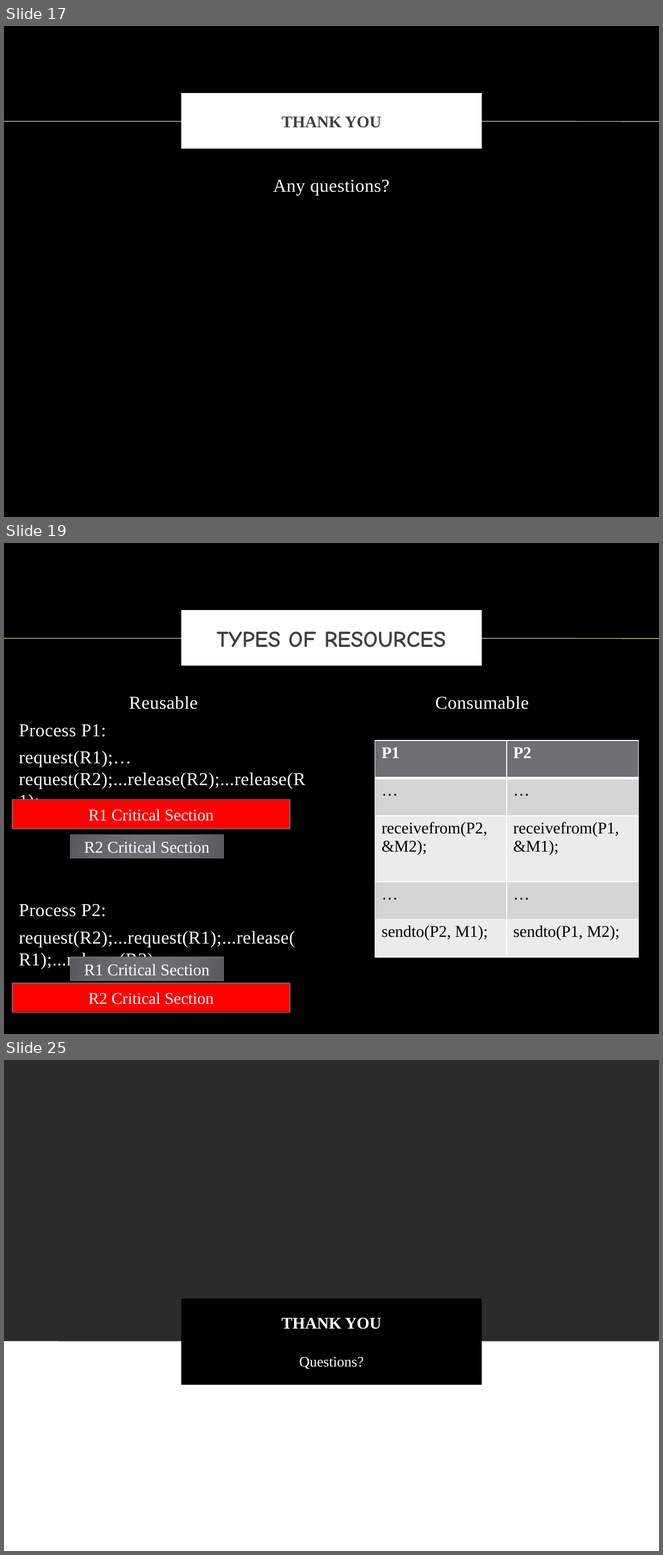
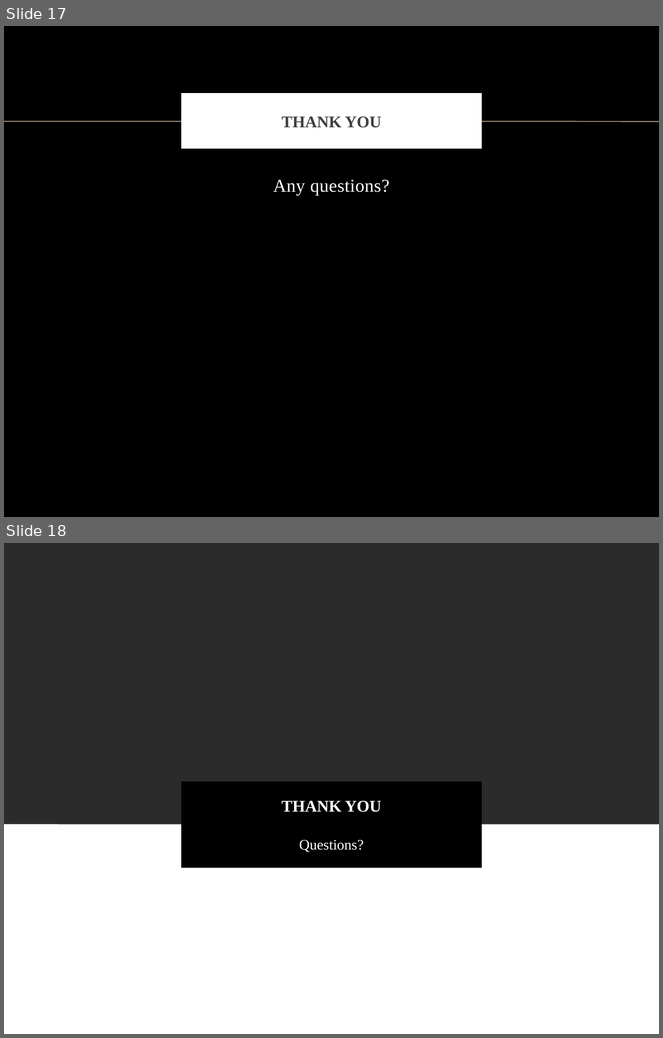
Before and after one commit to vong-srey/Paravantage, a slide deck: Deadlock.pptx. Shown one above the other, each under a label of ours: slides 17, 19 and 25 before the commit, slides 17 and 18 after it; the slides between them are not shown. The pictures are 663x1555 and 663x1038 pixels, drawn with LibreOffice and Linux fonts; fonts in the diff are those of the drawing; background and template pictures are left out; a plain dark background stands for a picture behind light text. Boxes give left, top, right and bottom in pixels: in the first picture for what was removed or moved away, otherwise in the second. Text is boxed around its words. In the diff, an @@ line names an element or a change of style, - is before the commit and + after.

```diff
--- a/Deadlock.pptx
+++ b/Deadlock.pptx
@@ slide 19 removed at [4,543,659,1034], background picture (left out); not listed: 1 template element that a slide beside it also shows @@
@@ title removed at [184,613,479,664] @@
-TYPES OF RESOURCES
@@ text removed at [19,696,306,969] @@
-Reusable
-Process P1:
-request(R1);…request(R2);...release(R2);...release(R1);
-Process P2:
-request(R2);...request(R1);...release(R1);...release(R2);
@@ text removed at [436,696,529,709] @@
-Consumable
@@ table removed at [375,740,638,957], 5 rows, 2 columns @@
-P1 | P2
-… | …
-receivefrom(P2, &M2); | receivefrom(P1, &M1);
-… | …
-sendto(P2, M1); | sendto(P1, M2);
@@ rectangle removed at [12,799,291,828] @@
-R1 Critical Section
@@ rectangle removed at [70,835,223,859] @@
-R2 Critical Section
@@ rectangle removed at [70,957,223,981] @@
-R1 Critical Section
@@ rectangle removed at [12,983,291,1013] @@
-R2 Critical Section
@@ what was slide 25 is now slide 18 @@
```
Also in this commit, not shown: 6 other slides removed.
